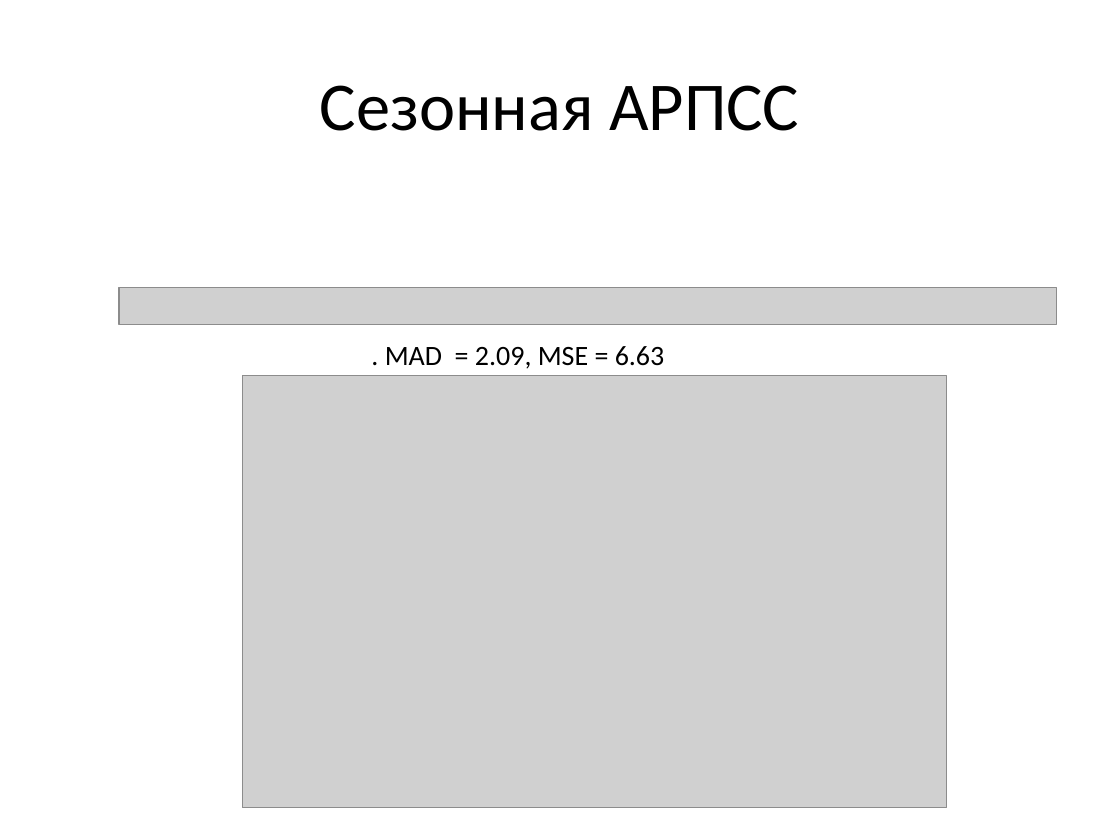
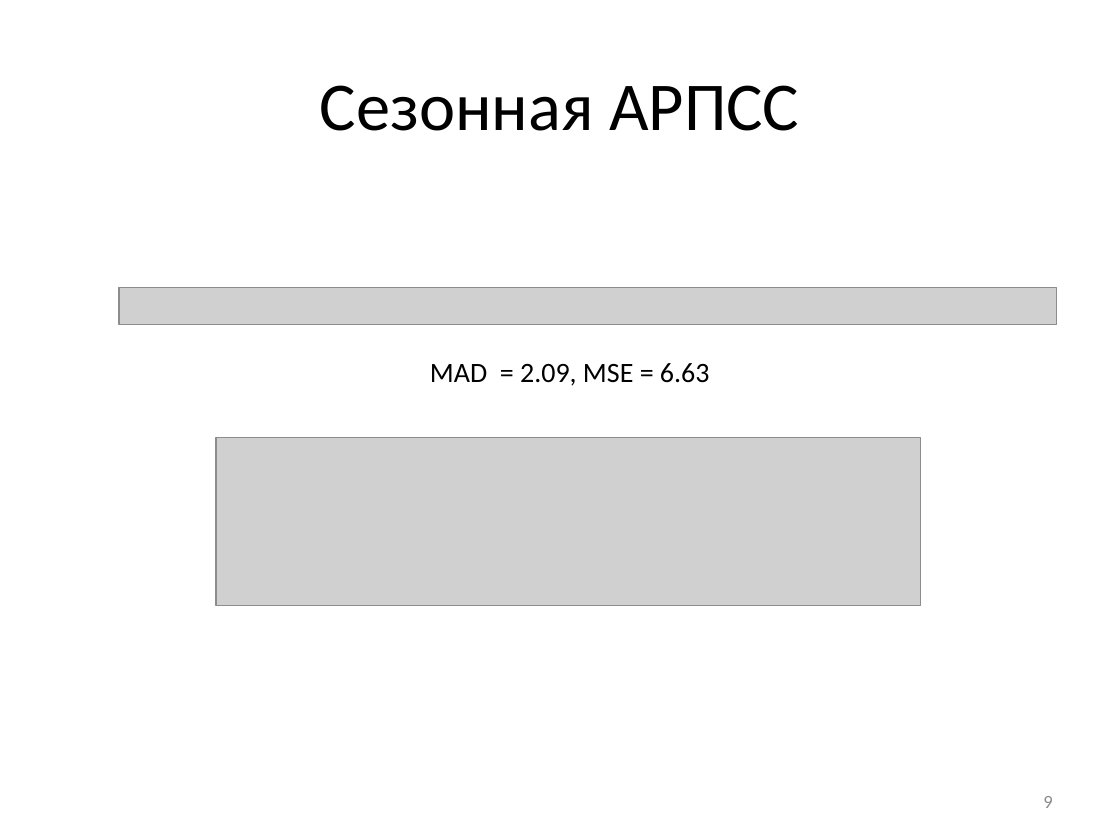
Before and after one commit to Ivan456/diplom, a slide deck: slide 9 of Ivan Vodich.pptx (slide 8 before the commit). Drawn at 1120x840 pixels with LibreOffice and Linux fonts; fonts in the diff are those of the drawing; grey boxes stand for pictures. Boxes give left, top, right and bottom in pixels: in the first picture for what was removed or moved away, otherwise in the second. Text is boxed around its words. In the diff, an @@ line names an element or a change of style, - is before the commit and + after.

```diff
--- a/Ivan Vodich.pptx
+++ b/Ivan Vodich.pptx
@@ text at [430, 363, 710, 386]: text changed @@
-. MAD = 2.09, MSE = 6.63
+MAD = 2.09, MSE = 6.63
@@ picture: place and size @@
-picture at [242, 376, 946, 809]
+picture at [216, 438, 921, 606]
@@ page number added at [1043, 796, 1052, 808], 12 pt, text #8B8B8B @@
+9
```
Also in this commit, not shown: 6 other slides changed, 4 slides added, 1 slide removed, 1 other file.
